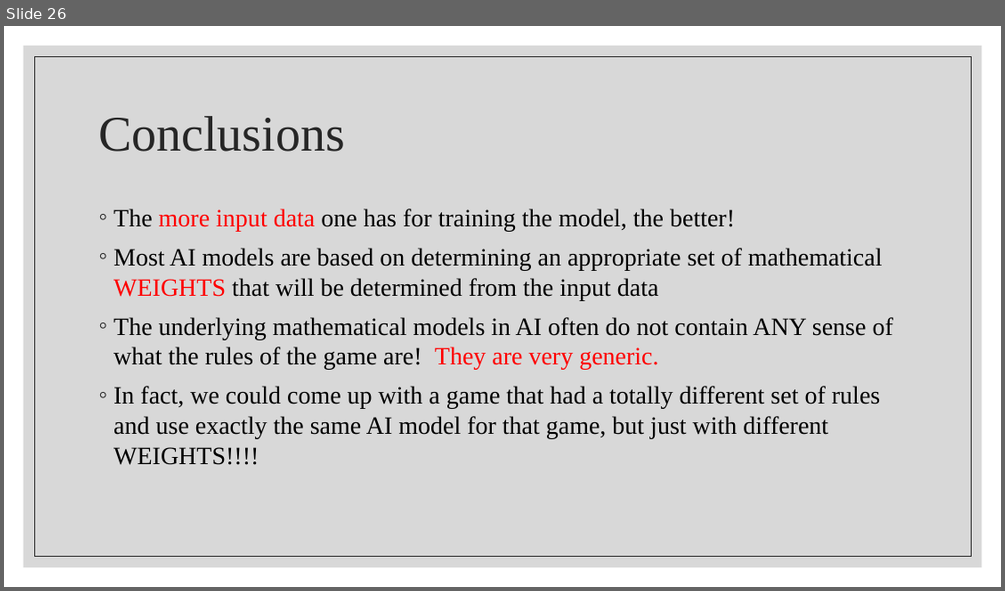
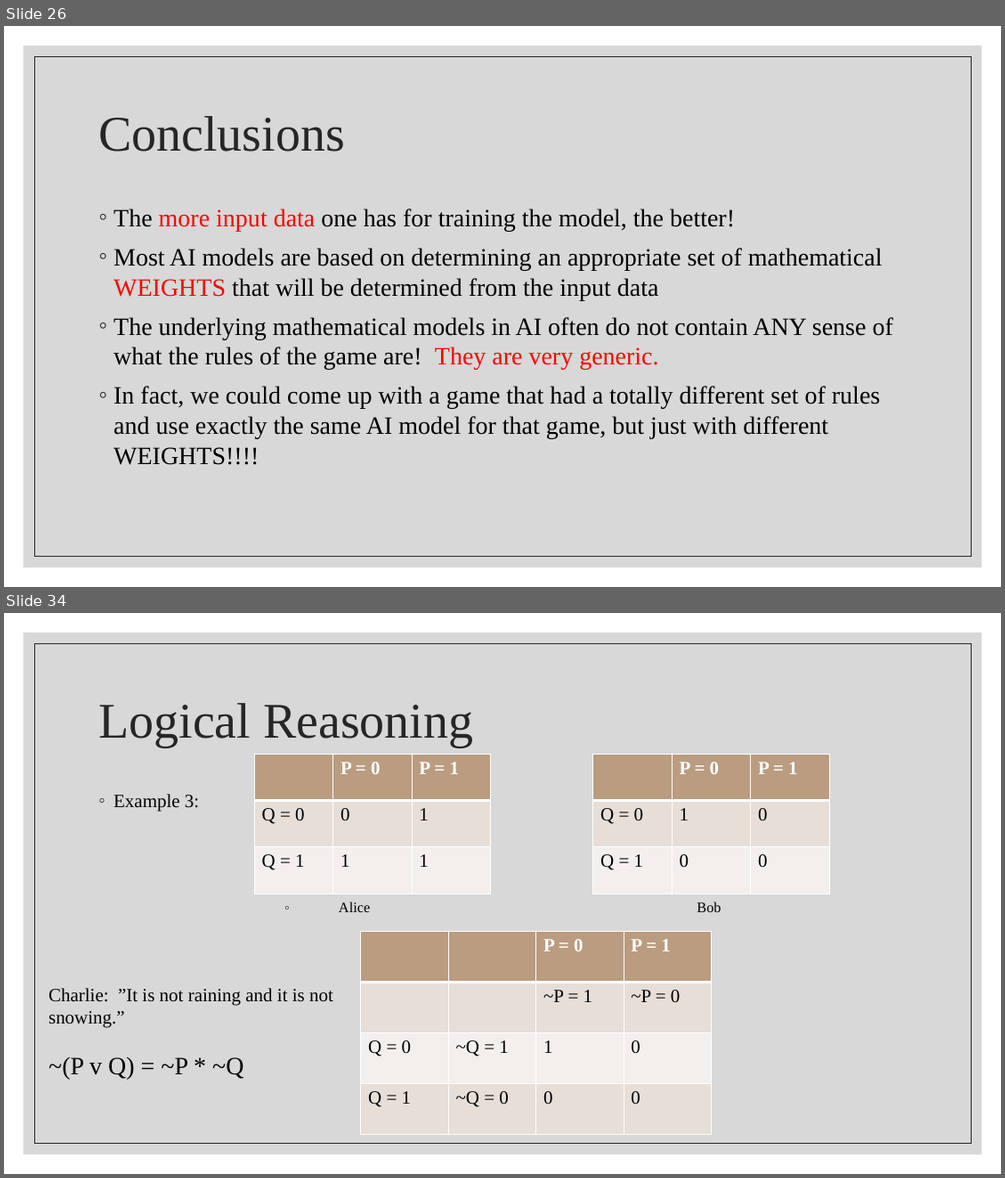
Before and after one commit to wutmeownow/phys441, a slide deck: JupyterNotebooks/LLS/Lecture3.pptx. Shown one above the other, each under a label of ours: slide 26 before the commit, slides 26 and 34 after it; the slides between them are not shown. The pictures are 1005x591 and 1005x1178 pixels, drawn with LibreOffice and Linux fonts; fonts in the diff are those of the drawing. Boxes give left, top, right and bottom in pixels: in the first picture for what was removed or moved away, otherwise in the second. Text is boxed around its words. In the diff, an @@ line names an element or a change of style, - is before the commit and + after.

```diff
--- a/JupyterNotebooks/LLS/Lecture3.pptx
+++ b/JupyterNotebooks/LLS/Lecture3.pptx
@@ slide 34 added at (4,613,1001,1174), background #FFFFFF; not listed: 2 template elements that a slide beside it also shows @@
@@ title added at (98,703,473,747), 48 pt, text #262626 @@
+Logical Reasoning
@@ table added at (254,754,490,893), 3 rows, 3 columns @@
+ | P = 0 | P = 1
+Q = 0 | 0 | 1
+Q = 1 | 1 | 1
@@ table added at (593,754,829,893), 3 rows, 3 columns @@
+ | P = 0 | P = 1
+Q = 0 | 1 | 0
+Q = 1 | 0 | 0
@@ text added at (113,794,720,912), 18 pt, text #000000 @@
+◦ Example 3:
+                ◦ Alice Bob
@@ table added at (361,932,711,1135), 4 rows, 4 columns @@
+ |  | P = 0 | P = 1
+ |  | ~P = 1 | ~P = 0
+Q = 0 | ~Q = 1 | 1 | 0
+Q = 1 | ~Q = 0 | 0 | 0
@@ text added at (48,988,333,1079), 18 pt, text #000000 @@
+Charlie: ”It is not raining and it is not snowing.”
+~(P v Q) = ~P * ~Q
```
Also in this commit, not shown: 7 other slides added, 1 other file.
